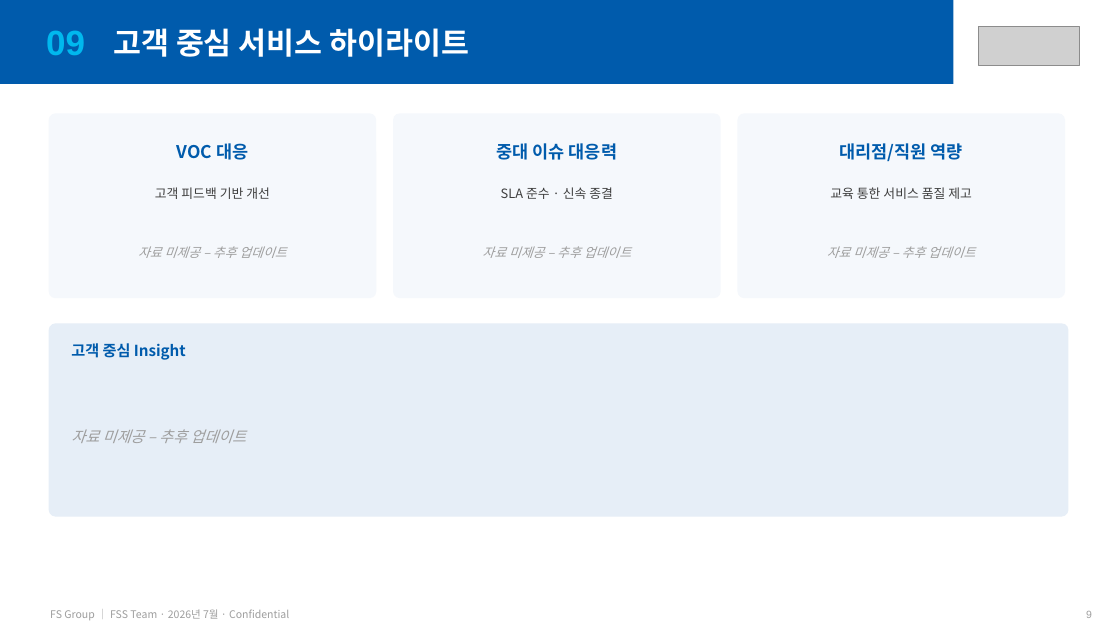
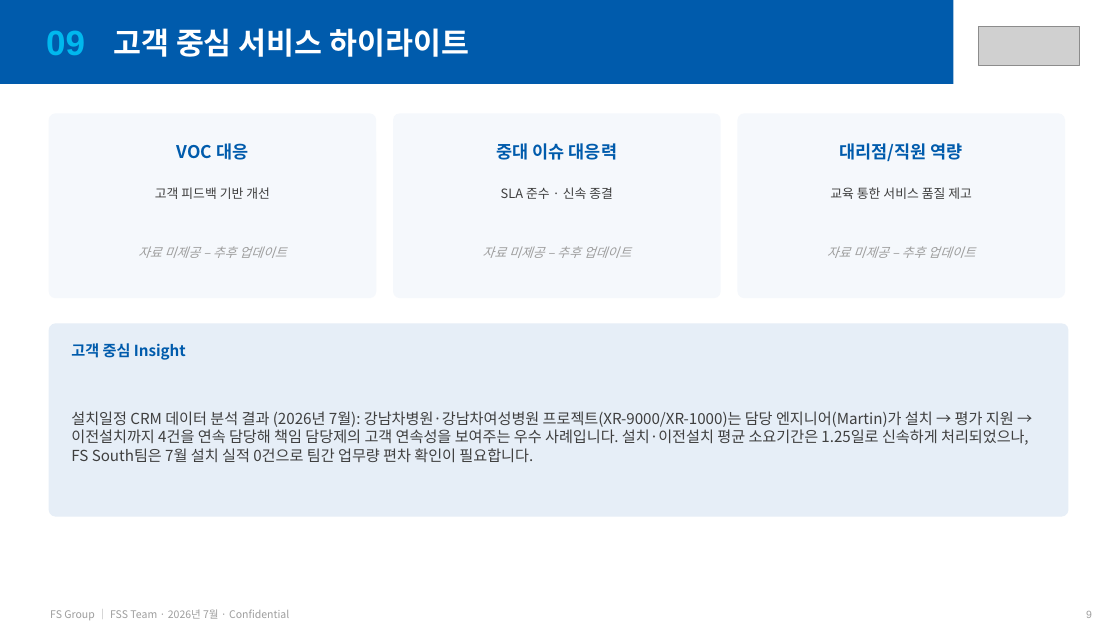
Before and after one commit to balhm12/Sysmex-schedule, a slide deck: slide 9 of reports/FSG_월간서비스보고_202607/FSG_월간서비스보고_202607.pptx. Drawn at 1120x630 pixels with LibreOffice and Linux fonts; fonts in the diff are those of the drawing; grey boxes stand for pictures. Boxes give left, top, right and bottom in pixels: in the first picture for what was removed or moved away, otherwise in the second. Text is boxed around its words. In the diff, an @@ line names an element or a change of style, - is before the commit and + after.

```diff
--- a/reports/FSG_월간서비스보고_202607/FSG_월간서비스보고_202607.pptx
+++ b/reports/FSG_월간서비스보고_202607/FSG_월간서비스보고_202607.pptx
@@ text at box(71, 411, 1029, 462): text changed; text colour #9E9E9E to #3F3F3F; italic off @@
-자료 미제공 – 추후 업데이트
+설치일정 CRM 데이터 분석 결과 (2026년 7월): 강남차병원·강남차여성병원 프로젝트(XR-9000/XR-1000)는 담당 엔지니어(Martin)가 설치 → 평가 지원 → 이전설치까지 4건을 연속 담당해 책임 담당제의 고객 연속성을 보여주는 우수 사례입니다. 설치·이전설치 평균 소요기간은 1.25일로 신속하게 처리되었으나, FS South팀은 7월 설치 실적 0건으로 팀간 업무량 편차 확인이 필요합니다.
```
Also in this commit, not shown: 1 other slide changed, 1 other file.
